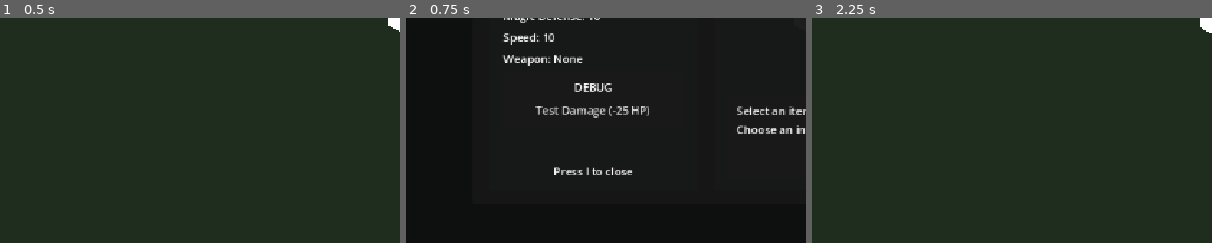
Above: before the commit, frames 1-3 (left to right).
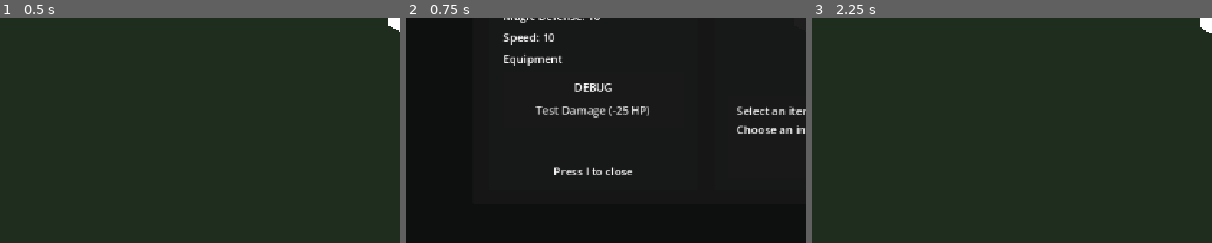
Above: after the commit, the same moments.

Repository: salexume94-pixel/Scripts
Game: Godot game, scene res://scenes/World.tscn
Same seed, same stepped clock (60 frames per second), same inputs: the game is played once before the commit and once after it.
Inputs:
- Up to frame 1 (0.5 s): no input
- Up to frame 2 (0.75 s): tap Enter at 0.5 s; hold Right (ui_right) from 0.53 s (still down); tap I at 0.6 s
- Up to frame 3 (2.25 s): release Right (ui_right) at 1.25 s; click "Test Damage (-25 HP)" at 1.25 s; tap I at 2 s; hold Down (ui_down) from 2.03 s (still down); tap E at 2.1 s
The pictures show only the part of the screen within x 0-50%, y 50-100%; the shares and areas given below are measured in that part.

Frame 1 is identical in both runs. In frame 2, 0.4% of the frame differs, in the area x 24-45%, y 16-22%; in frame 3, nothing differs.
Error after the commit: Cannot call method 'get_children' on a null value. (res://ui/inventory_character_hud.gd:310)

Commit message:
Expand equipment UI and add stat comparisons

Diff:
--- a/ui/inventory_character_hud.gd
+++ b/ui/inventory_character_hud.gd
@@ -1,9 +1,12 @@
 extends CanvasLayer
 ## Displays the Player's Character and Inventory screen.
 ##
-## This script presents Player information and requests gameplay actions from
-## the appropriate systems. It does not own stats, inventory, item definitions,
-## or equipment.
+## This script presents Player state and requests gameplay actions from the
+## appropriate systems. It does not own item definitions, inventory data,
+## equipment state, or stat calculations.
+##
+## Item definitions come from ItemDatabase. Equipment rules live in
+## PlayerEquipment. The HUD only formats those systems' authoritative data.
 
 @onready var screen: Control = $Screen
 @onready var level_label: Label = $Screen/Panel/Margin/Columns/CharacterPanel/CharacterMargin/CharacterVBox/LevelLabel
@@ -15,16 +18,17 @@
 @onready var magic_defense_label: Label = $Screen/Panel/Margin/Columns/CharacterPanel/CharacterMargin/CharacterVBox/MagicDefenseLabel
 @onready var speed_label: Label = $Screen/Panel/Margin/Columns/CharacterPanel/CharacterMargin/CharacterVBox/SpeedLabel
 @onready var equipment_label: Label = $Screen/Panel/Margin/Columns/CharacterPanel/CharacterMargin/CharacterVBox/EquipmentLabel
+@onready var equipment_grid: VBoxContainer = $Screen/Panel/Margin/Columns/CharacterPanel/CharacterMargin/CharacterVBox/EquipmentGrid
 @onready var test_damage_button: Button = $Screen/Panel/Margin/Columns/CharacterPanel/CharacterMargin/CharacterVBox/DebugPanel/DebugMargin/DebugVBox/TestDamageButton
-@onready var unequip_button: Button = $Screen/Panel/Margin/Columns/CharacterPanel/CharacterMargin/CharacterVBox/UnequipButton
 @onready var inventory_grid: GridContainer = $Screen/Panel/Margin/Columns/InventoryPanel/InventoryMargin/InventoryVBox/InventoryGrid
 @onready var item_name_label: Label = $Screen/Panel/Margin/Columns/InventoryPanel/InventoryMargin/InventoryVBox/ItemDetails/DetailsMargin/DetailsVBox/ItemName
 @onready var item_description_label: Label = $Screen/Panel/Margin/Columns/InventoryPanel/InventoryMargin/InventoryVBox/ItemDetails/DetailsMargin/DetailsVBox/ItemDescription
 @onready var item_quantity_label: Label = $Screen/Panel/Margin/Columns/InventoryPanel/InventoryMargin/InventoryVBox/ItemDetails/DetailsMargin/DetailsVBox/ItemQuantity
+@onready var item_comparison_label: Label = $Screen/Panel/Margin/Columns/InventoryPanel/InventoryMargin/InventoryVBox/ItemDetails/DetailsMargin/DetailsVBox/ItemComparison
 @onready var item_action_button: Button = $Screen/Panel/Margin/Columns/InventoryPanel/InventoryMargin/InventoryVBox/ItemActionButton
 
 const ITEM_DATA_SCRIPT = preload("res://items/item_data.gd")
-const TEST_ITEMS_SCRIPT = preload("res://items/test_items.gd")
+const ITEM_DATABASE = preload("res://items/item_database.gd")
 const ITEM_USE_SYSTEM = preload("res://systems/item_use_system.gd")
 const DEBUG_SYSTEM = preload("res://systems/debug_system.gd")
 
@@ -34,10 +38,9 @@
 func _ready() -> void:
 	# Start closed so the world remains active until the Player opens the HUD.
 	screen.visible = false
-	unequip_button.pressed.connect(_on_unequip_button_pressed)
 	test_damage_button.pressed.connect(_on_test_damage_button_pressed)
+	item_action_button.pressed.connect(_on_item_action_button_pressed)
 	test_damage_button.visible = OS.is_debug_build()
-	item_action_button.pressed.connect(_on_item_action_button_pressed)
 	_set_player_movement_enabled(true)
 	_refresh_screen()
 
@@ -53,10 +56,9 @@
 				_refresh_screen()
 
 
-
 func _refresh_screen() -> void:
 	# Locate the active Player in the current gameplay scene.
-	var player := get_tree().current_scene.get_node_or_null("Player")
+	var player: Node = get_tree().current_scene.get_node_or_null("Player")
 	if player == null:
 		_show_missing_player()
 		return
@@ -83,37 +85,49 @@
 
 
 func _refresh_equipment(player: Node) -> void:
-	# PlayerEquipment owns equipped item IDs. The HUD only formats their names.
-	var equipment = player.get_node_or_null("PlayerEquipment")
+	# PlayerEquipment owns slot contents. The HUD only creates readable rows.
+	var equipment: Node = player.get_node_or_null("PlayerEquipment")
 	if equipment == null:
-		equipment_label.text = "Weapon: --"
-		unequip_button.visible = false
-		return
-
-	var equipped: Dictionary = equipment.get_equipped_items()
-	if equipped.has("weapon"):
-		var definitions: Dictionary = TEST_ITEMS_SCRIPT.create_test_items()
-		var item_id: String = equipped["weapon"]
-		var display_name := item_id
-		if definitions.has(item_id):
-			display_name = definitions[item_id].get("display_name")
-		equipment_label.text = "Weapon: %s" % display_name
-		unequip_button.visible = true
-	else:
-		equipment_label.text = "Weapon: None"
-		unequip_button.visible = false
+		equipment_label.text = "Equipment: unavailable"
+		_clear_equipment_ui()
+		return
+
+	equipment_label.text = "Equipment"
+	_clear_equipment_ui()
+
+	for slot in [
+		ITEM_DATA_SCRIPT.EquipmentSlot.WEAPON,
+		ITEM_DATA_SCRIPT.EquipmentSlot.SHIELD,
+		ITEM_DATA_SCRIPT.EquipmentSlot.HEAD,
+		ITEM_DATA_SCRIPT.EquipmentSlot.BODY,
+		ITEM_DATA_SCRIPT.EquipmentSlot.ACCESSORY,
+	]:
+		var item: Resource = equipment.get_equipped_item(slot)
+		var row := Button.new()
+		row.custom_minimum_size = Vector2(0, 30)
+
+		if item == null:
+			row.text = "%s: None" % equipment.get_equipment_slot_name(slot)
+			row.disabled = true
+		else:
+			row.text = "%s: %s  [Unequip]" % [
+				equipment.get_equipment_slot_name(slot),
+				item.get("display_name"),
+			]
+			row.pressed.connect(_on_unequip_slot_pressed.bind(slot))
+
+		equipment_grid.add_child(row)
 
 
 func _refresh_inventory(player: Node) -> void:
 	# PlayerInventory owns quantities. The HUD only creates visual controls.
-	var inventory = player.get_node_or_null("PlayerInventory")
+	var inventory: Node = player.get_node_or_null("PlayerInventory")
 	if inventory == null:
 		_clear_inventory_ui()
 		_clear_item_details()
 		return
 
 	var inventory_items: Dictionary = inventory.get_inventory()
-	var item_definitions: Dictionary = TEST_ITEMS_SCRIPT.create_test_items()
 
 	if not inventory_items.has(selected_item_id):
 		selected_item_id = ""
@@ -126,20 +140,21 @@
 		return
 
 	for item_id in inventory_items:
-		_create_inventory_slot(item_id, inventory_items[item_id], item_definitions)
+		_create_inventory_slot(item_id, inventory_items[item_id])
 
 	if selected_item_id != "":
-		_show_item_details(selected_item_id, inventory_items, item_definitions)
+		_show_item_details(selected_item_id, inventory_items)
 	else:
 		_clear_item_details()
 
 
-func _create_inventory_slot(item_id: String, quantity: int, item_definitions: Dictionary) -> void:
-	# Each inventory entry becomes a selectable button.
+func _create_inventory_slot(item_id: String, quantity: int) -> void:
+	# Each inventory entry becomes a selectable button using the shared
+	# definition from ItemDatabase.
 	var slot := Button.new()
 	slot.custom_minimum_size = Vector2(110, 64)
-	slot.text = _get_item_display_name(item_id, item_definitions) + "\nx%d" % quantity
-	slot.tooltip_text = "Select " + _get_item_display_name(item_id, item_definitions)
+	slot.text = _get_item_display_name(item_id) + "\nx%d" % quantity
+	slot.tooltip_text = "Select " + _get_item_display_name(item_id)
 	slot.pressed.connect(_on_inventory_slot_pressed.bind(item_id))
 	inventory_grid.add_child(slot)
 
@@ -160,43 +175,90 @@
 	_refresh_screen()
 
 
-func _show_item_details(item_id: String, inventory_items: Dictionary, item_definitions: Dictionary) -> void:
+func _show_item_details(item_id: String, inventory_items: Dictionary) -> void:
 	# Display item data and expose the action appropriate to its item type.
 	if not inventory_items.has(item_id):
 		_clear_item_details()
 		return
 
-	var item: Resource = item_definitions.get(item_id)
+	var item: Resource = ITEM_DATABASE.get_item(item_id)
 	if item == null:
 		item_name_label.text = item_id
 		item_description_label.text = "No item definition available."
 		item_quantity_label.text = "Quantity: %d" % inventory_items[item_id]
+		item_comparison_label.text = ""
 		item_action_button.visible = false
 		return
 
 	item_name_label.text = item.get("display_name")
 	item_description_label.text = item.get("description")
 	item_quantity_label.text = "Quantity: %d" % inventory_items[item_id]
+	item_comparison_label.text = _get_item_comparison(item)
 
 	match item.get("item_type"):
 		ITEM_DATA_SCRIPT.ItemType.CONSUMABLE:
 			item_action_button.text = "Use"
+			item_action_button.disabled = false
 			item_action_button.visible = true
 		ITEM_DATA_SCRIPT.ItemType.EQUIPMENT:
-			item_action_button.text = "Equip"
+			var player: Node = get_tree().current_scene.get_node_or_null("Player")
+			var equipment: Node = player.get_node_or_null("PlayerEquipment") if player != null else null
+			item_action_button.text = "Equipped" if equipment != null and equipment.is_equipped(item) else "Equip"
+			item_action_button.disabled = equipment != null and equipment.is_equipped(item)
 			item_action_button.visible = true
 		_:
 			item_action_button.visible = false
 
 
+func _get_item_comparison(item: Resource) -> String:
+	# Compare equipment against the Player's current resulting stats. The
+	# projection removes the currently equipped item in the same slot before
+	# adding the selected item's modifiers, which makes replacement comparisons
+	# accurate rather than simply comparing against base stats.
+	if item.get("item_type") != ITEM_DATA_SCRIPT.ItemType.EQUIPMENT:
+		return ""
+
+	var player: Node = get_tree().current_scene.get_node_or_null("Player")
+	if player == null:
+		return ""
+
+	var stats: Node = player.get_node_or_null("PlayerStats")
+	var equipment: Node = player.get_node_or_null("PlayerEquipment")
+	if stats == null or equipment == null:
+		return ""
+
+	var current_attack: int = stats.get("attack")
+	var current_defense: int = stats.get("defense")
+	var projected_attack: int = current_attack
+	var projected_defense: int = current_defense
+
+	var slot: int = item.get("equipment_slot")
+	var equipped: Resource = equipment.get_equipped_item(slot)
+
+	if equipped != null:
+		projected_attack -= equipped.get("attack_bonus")
+		projected_defense -= equipped.get("defense_bonus")
+
+	projected_attack += item.get("attack_bonus")
+	projected_defense += item.get("defense_bonus")
+
+	return "Comparison: Attack: %d -> %d (%+d)  |  Defense: %d -> %d (%+d)" % [
+		current_attack,
+		projected_attack,
+		projected_attack - current_attack,
+		current_defense,
+		projected_defense,
+		projected_defense - current_defense,
+	]
+
+
 func _on_item_action_button_pressed() -> void:
 	# The HUD requests an action but does not implement its gameplay effect.
-	var player := get_tree().current_scene.get_node_or_null("Player")
+	var player: Node = get_tree().current_scene.get_node_or_null("Player")
 	if player == null or selected_item_id == "":
 		return
 
-	var definitions: Dictionary = TEST_ITEMS_SCRIPT.create_test_items()
-	var item: Resource = definitions.get(selected_item_id)
+	var item: Resource = ITEM_DATABASE.get_item(selected_item_id)
 	if item == null:
 		return
 
@@ -204,7 +266,7 @@
 		ITEM_DATA_SCRIPT.ItemType.CONSUMABLE:
 			ITEM_USE_SYSTEM.use_item(player, item)
 		ITEM_DATA_SCRIPT.ItemType.EQUIPMENT:
-			var equipment = player.get_node_or_null("PlayerEquipment")
+			var equipment: Node = player.get_node_or_null("PlayerEquipment")
 			if equipment != null:
 				equipment.equip_item(item)
 
@@ -214,7 +276,7 @@
 func _on_test_damage_button_pressed() -> void:
 	# The HUD only requests the debug action. DebugSystem owns the test behavior
 	# so normal Character/Inventory presentation remains separate from testing.
-	var player := get_tree().current_scene.get_node_or_null("Player")
+	var player: Node = get_tree().current_scene.get_node_or_null("Player")
 	if player == null:
 		return
 
@@ -222,28 +284,35 @@
 	_refresh_screen()
 
 
-func _on_unequip_button_pressed() -> void:
-	# PlayerEquipment owns unequipping. The HUD only requests it.
-	var player := get_tree().current_scene.get_node_or_null("Player")
-	if player == null:
-		return
-
-	var equipment = player.get_node_or_null("PlayerEquipment")
+func _on_unequip_slot_pressed(slot: int) -> void:
+	# PlayerEquipment owns unequipping. The HUD only requests it by slot.
+	var player: Node = get_tree().current_scene.get_node_or_null("Player")
+	if player == null:
+		return
+
+	var equipment: Node = player.get_node_or_null("PlayerEquipment")
 	if equipment != null:
-		equipment.unequip_slot("weapon")
-
-	_refresh_screen()
-
-
-func _get_item_display_name(item_id: String, item_definitions: Dictionary) -> String:
+		equipment.unequip_slot(slot)
+
+	_refresh_screen()
+
+
+func _get_item_display_name(item_id: String) -> String:
 	# Unknown IDs fall back to their stable identifier.
-	if item_definitions.has(item_id):
-		return item_definitions[item_id].get("display_name")
+	var item: Resource = ITEM_DATABASE.get_item(item_id)
+	if item != null:
+		return item.get("display_name")
 	return item_id
 
 
+func _clear_equipment_ui() -> void:
+	# Remove only temporary equipment controls. Equipment data is untouched.
+	for child in equipment_grid.get_children():
+		child.queue_free()
+
+
 func _clear_inventory_slots() -> void:
-	# Remove only temporary visual controls. Inventory data is untouched.
+	# Remove only temporary visual inventory controls. Inventory data is untouched.
 	for child in inventory_grid.get_children():
 		child.queue_free()
 
@@ -253,6 +322,7 @@
 	item_name_label.text = "Select an item"
 	item_description_label.text = "Choose an inventory slot to view its details."
 	item_quantity_label.text = ""
+	item_comparison_label.text = ""
 	item_action_button.visible = false
 
 
@@ -266,8 +336,8 @@
 	magic_attack_label.text = ""
 	magic_defense_label.text = ""
 	speed_label.text = ""
-	equipment_label.text = "Weapon: --"
-	unequip_button.visible = false
+	equipment_label.text = "Equipment: --"
+	_clear_equipment_ui()
 	_clear_inventory_ui()
 	_clear_item_details()
 
@@ -279,11 +349,11 @@
 
 func _set_player_movement_enabled(enabled: bool) -> void:
 	# Disable only Player movement rather than pausing the entire SceneTree.
-	var player := get_tree().current_scene.get_node_or_null("Player")
-	if player == null:
-		return
-
-	var movement = player.get_node_or_null("PlayerMovement")
+	var player: Node = get_tree().current_scene.get_node_or_null("Player")
+	if player == null:
+		return
+
+	var movement: Node = player.get_node_or_null("PlayerMovement")
 	if movement == null:
 		return
 
